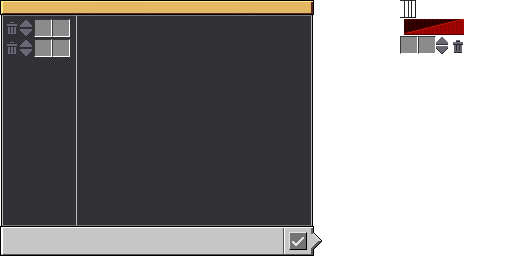
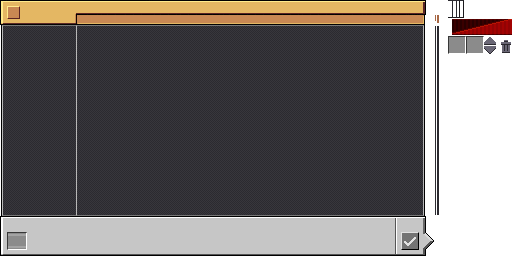
Before/after of a 512x256 layered artwork. What changed in the layer stack:
removed layer "Layer" over [7, 19, 70, 57]
painted on "Background" over [0, 0, 512, 256]
